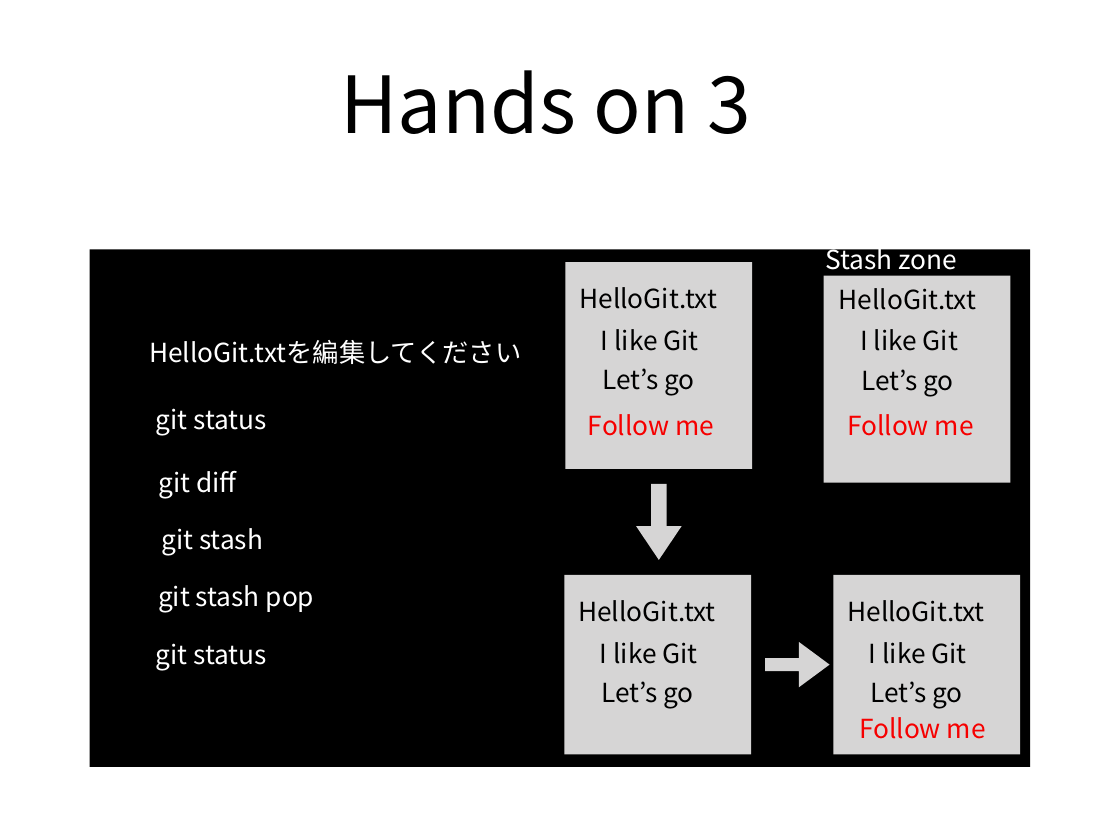
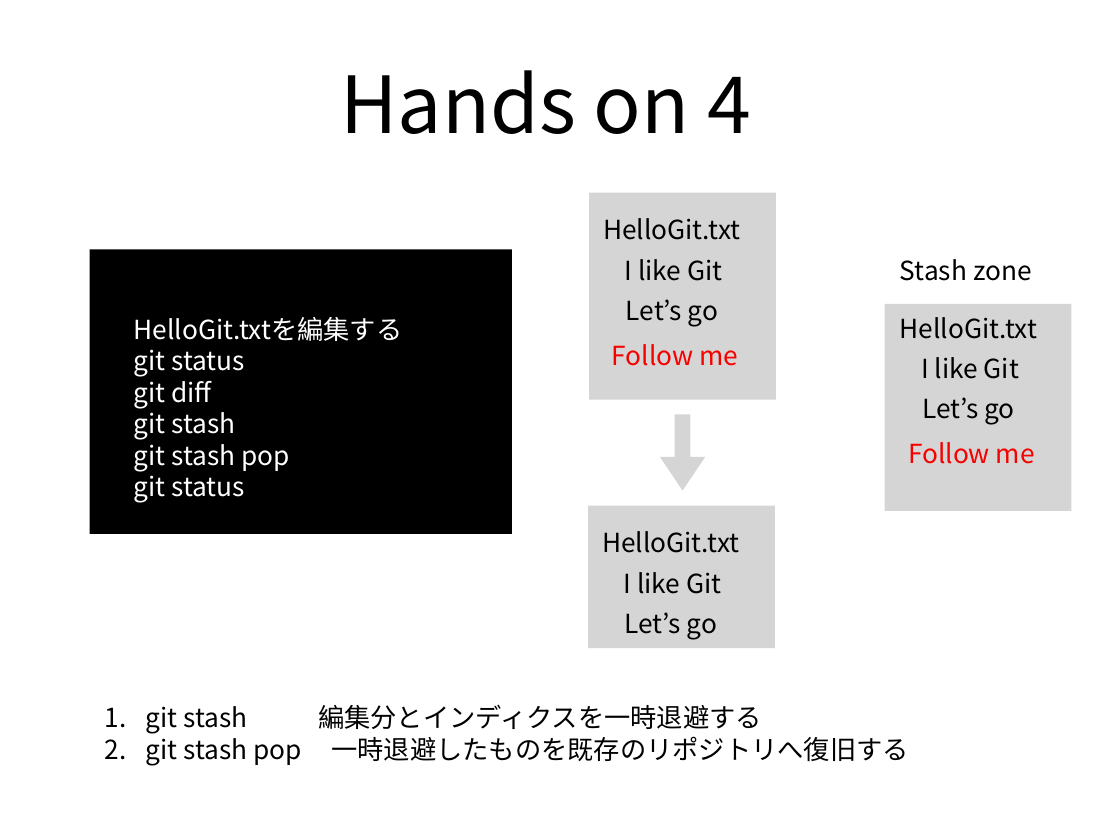
Before and after one commit to xu1718191411/NagoyaStudy, a slide deck: slide 18 of Git入門.pptx (slide 17 before the commit). Drawn at 1120x840 pixels with LibreOffice and Linux fonts; fonts in the diff are those of the drawing. Boxes give left, top, right and bottom in pixels: in the first picture for what was removed or moved away, otherwise in the second. Text is boxed around its words. In the diff, an @@ line names an element or a change of style, - is before the commit and + after.

```diff
--- a/Git入門.pptx
+++ b/Git入門.pptx
@@ text at (x1=341, y1=70, x2=751, y2=134): text changed @@
-Hands on 3
+Hands on 4
@@ rectangle removed at (x1=90, y1=250, x2=1030, y2=767) @@
@@ rectangle added at (x1=90, y1=250, x2=512, y2=534), fill #000000 @@
@@ text "Stash zone" moved from (x1=825, y1=242, x2=958, y2=276) to (x1=900, y1=259, x2=1032, y2=281) @@
@@ text "Stash zone" at (x1=900, y1=259, x2=1032, y2=281): text colour #FFFFFF to #000000 @@
@@ text added at (x1=134, y1=317, x2=403, y2=503), 24 pt, text #FFFFFF @@
+HelloGit.txtを編集する
+git status
+git diff
+git stash
+git stash pop
+git status
@@ 4 texts, 1 rectangle moved together from (x1=824, y1=276, x2=1011, y2=483) to (x1=885, y1=304, x2=1071, y2=511) @@
@@ text removed at (x1=149, y1=340, x2=521, y2=364) @@
-HelloGit.txtを編集してください
@@ text removed at (x1=156, y1=408, x2=267, y2=436) @@
-git status
@@ 7 texts, 1 rectangle, 1 right arrow moved together from (x1=566, y1=262, x2=752, y2=709) to (x1=589, y1=193, x2=776, y2=640) @@
@@ text removed at (x1=159, y1=470, x2=236, y2=499) @@
-git diff
@@ rectangle resized from (x1=565, y1=575, x2=751, y2=755) to (x1=588, y1=506, x2=775, y2=648) @@
@@ text removed at (x1=161, y1=528, x2=263, y2=556) @@
-git stash
@@ text removed at (x1=158, y1=585, x2=314, y2=613) @@
-git stash pop
@@ rectangle removed at (x1=833, y1=575, x2=1020, y2=755) @@
@@ text removed at (x1=839, y1=575, x2=976, y2=589) @@
-HelloGit.txt
@@ text removed at (x1=847, y1=600, x2=984, y2=622) @@
-HelloGit.txt
@@ text removed at (x1=156, y1=643, x2=267, y2=671) @@
-git status
@@ right arrow removed at (x1=766, y1=642, x2=830, y2=688) @@
@@ text removed at (x1=869, y1=642, x2=967, y2=664) @@
-I like Git
@@ text removed at (x1=870, y1=681, x2=962, y2=709) @@
-Let’s go
@@ text added at (x1=146, y1=704, x2=909, y2=766), 24 pt, text #000000 @@
+1. git stash 編集分とインディクスを一時退避する
+2. git stash pop 一時退避したものを既存のリポジトリへ復旧する
@@ text removed at (x1=859, y1=717, x2=986, y2=739) @@
-Follow me
```
Also in this commit, not shown: 10 other slides changed, 6 slides added, 7 slides removed, 1 other file.
